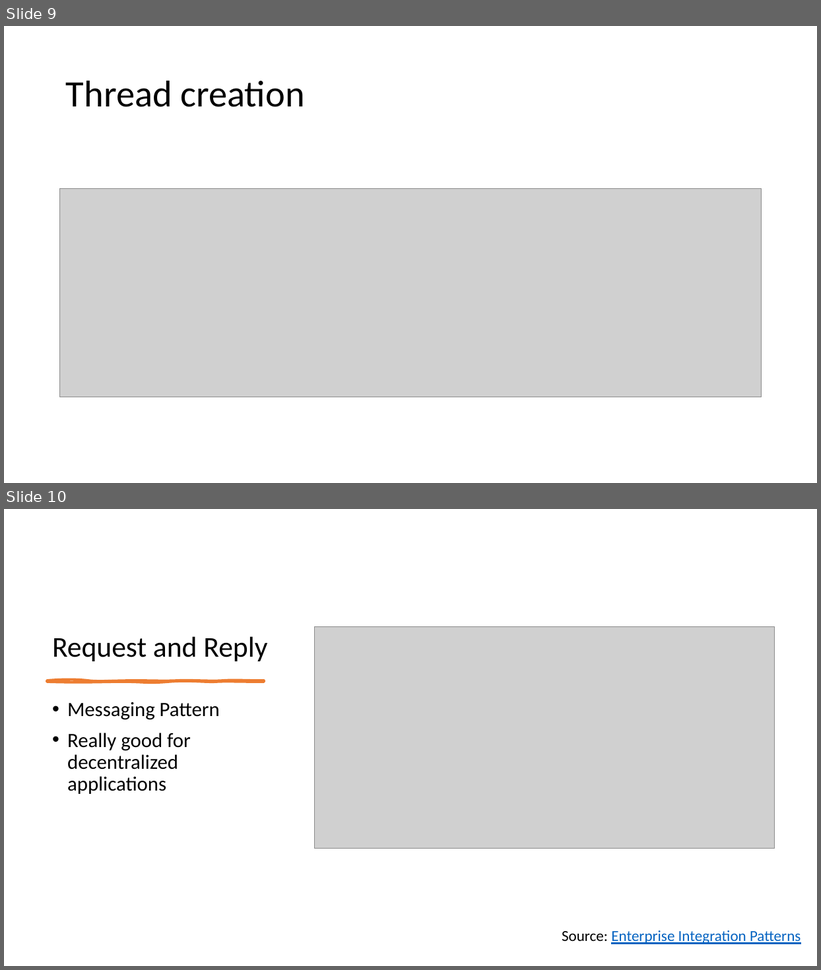
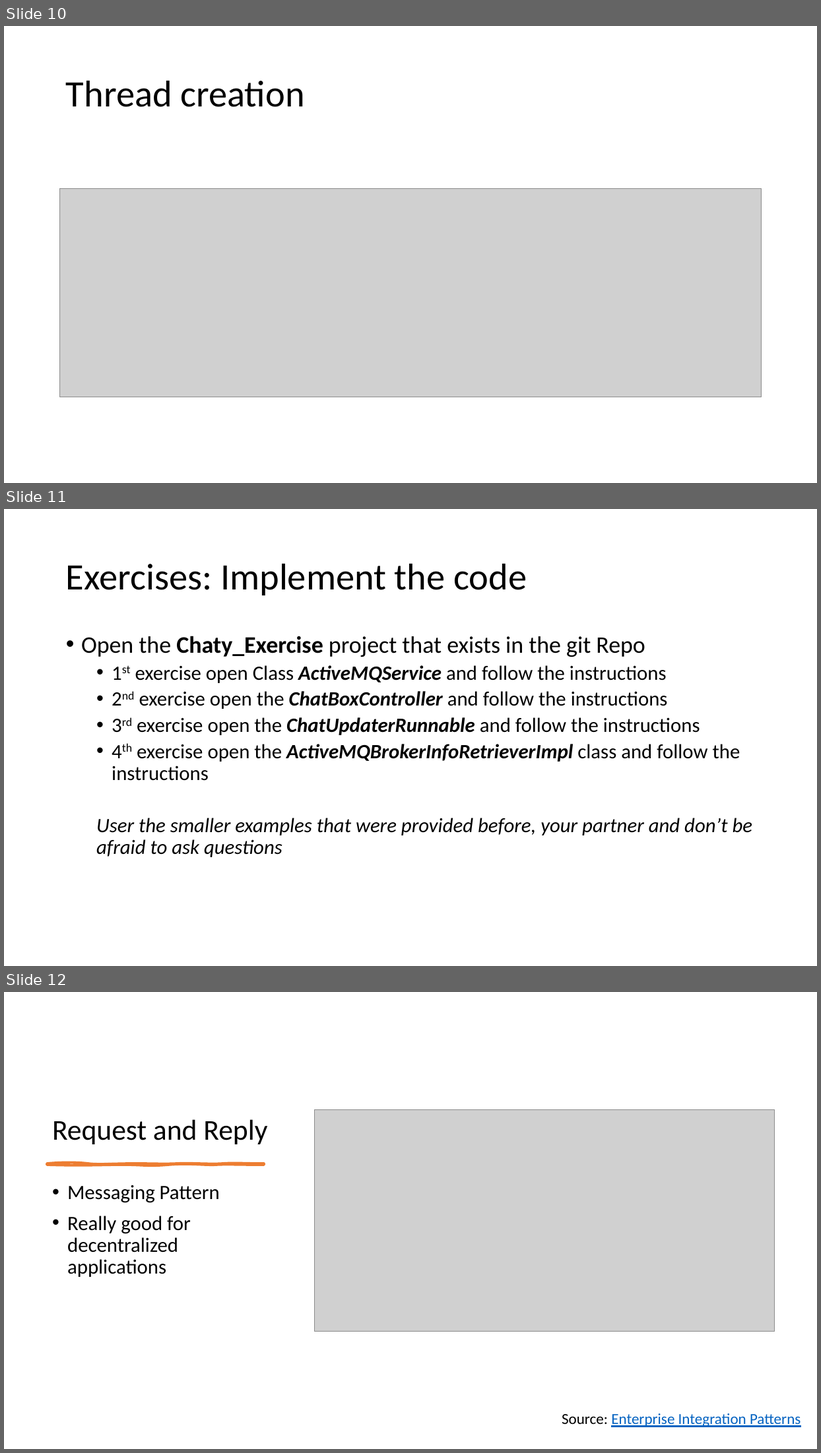
Before and after one commit to sebivenlo/ESDE_2021_ActiveMQ, a slide deck: Diagrams/presentation.pptx. Shown one above the other, each under a label of ours: slides 9 and 10 before the commit, slides 10, 11 and 12 after it. The pictures are 821x970 and 821x1453 pixels, drawn with LibreOffice and Linux fonts; fonts in the diff are those of the drawing; grey boxes stand for pictures. Boxes give left, top, right and bottom in pixels: in the first picture for what was removed or moved away, otherwise in the second. Text is boxed around its words. In the diff, an @@ line names an element or a change of style, - is before the commit and + after.

```diff
--- a/Diagrams/presentation.pptx
+++ b/Diagrams/presentation.pptx
@@ slide 11 added at (4, 509, 817, 966), background #FFFFFF @@
@@ title added at (66, 563, 527, 595), 44 pt, text #000000 @@
+Exercises: Implement the code
@@ text added at (81, 636, 753, 857), 24 pt, text #000000 @@
+• Open the Chaty_Exercise project that exists in the git Repo
+  • 1st exercise open Class ActiveMQService and follow the instructions
+  • 2nd exercise open the ChatBoxController and follow the instructions
+  • 3rd exercise open the ChatUpdaterRunnable and follow the instructions
+  • 4th exercise open the ActiveMQBrokerInfoRetrieverImpl class and follow the instructions
+  User the smaller examples that were provided before, your partner and don’t be afraid to ask questions
@@ what was slide 9 is now slide 10 @@
@@ what was slide 10 is now slide 12 @@
```
Also in this commit, not shown: 2 other slides added, 2 other files.
